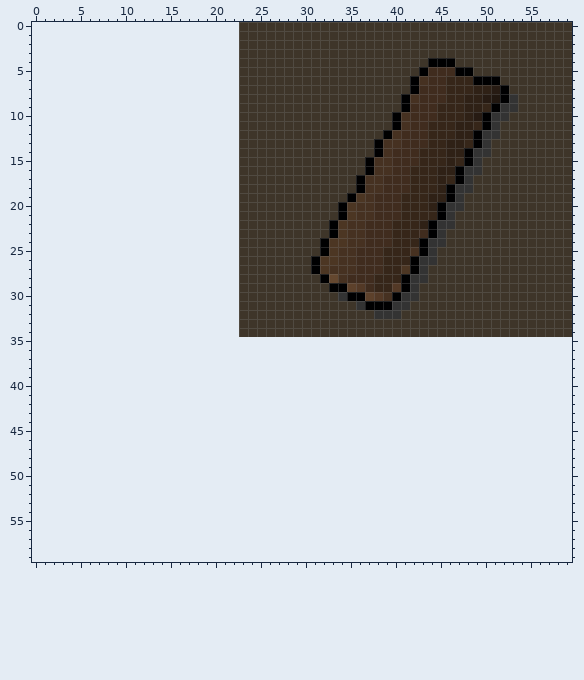
A pixel-art sprite gets an edit: MahogPlank.png. This is how it looked before the edit.
The file is 37x35 pixels. Colours within 5 levels of each other are drawn and written as one. The old version is drawn lined up with the new one, on the new canvas.
The same view after the edit:
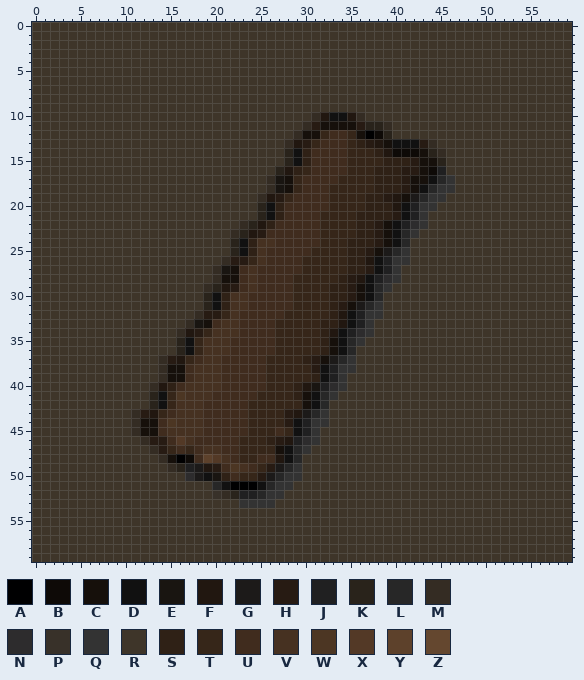
Palette (. is transparent): A #000001  B #0e0a07  C #16100b  D #111111  E #191511  F #211710  G #1c1a19  H #271b13  J #202021  K #29231b  L #272727  M #342c23  N #2d2c2d  P #383129  Q #333333  R #3e3529  S #2f2116  T #362619  U #402c1e  V #463121  W #4c3623  X #533926  Y #5d412b  Z #64472f
From old to new:
canvas 37x35 -> 60x60, the old top-left corner now at 23,0
Changed rows in their new state; - is an unchanged pixel.
first column x 0:
 0 RRRRRRRRRRRRRRRRRRRRRRR-------------------------------------
 1 RRRRRRRRRRRRRRRRRRRRRRR-------------------------------------
 2 RRRRRRRRRRRRRRRRRRRRRRR-------------------------------------
 3 RRRRRRRRRRRRRRRRRRRRRRR-------------------------------------
 4 RRRRRRRRRRRRRRRRRRRRRRR---------------------RRR-------------
 5 RRRRRRRRRRRRRRRRRRRRRRR--------------------RRRRRR-----------
 6 RRRRRRRRRRRRRRRRRRRRRRR-------------------RRRRRRRRRR--------
 7 RRRRRRRRRRRRRRRRRRRRRRR-------------------RRRRRRRRRRR-------
 8 RRRRRRRRRRRRRRRRRRRRRRR------------------RRRRRRRRRRRRR------
 9 RRRRRRRRRRRRRRRRRRRRRRR------------------RRRRRRRRRRRRR------
10 RRRRRRRRRRRRRRRRRRRRRRR--------MFDDFM---RRRRRRRRRRRRR-------
11 RRRRRRRRRRRRRRRRRRRRRRR-------MHCCCCHKKMRRRRRRRRRRRR--------
12 RRRRRRRRRRRRRRRRRRRRRRR------MCCTUUTCABKRRRRRRRRRRRR--------
13 RRRRRRRRRRRRRRRRRRRRRRR-----MFHTUUUTSHFCDDDHMRRRRRR---------
14 RRRRRRRRRRRRRRRRRRRRRRR-----KDSUUUUTTTSFBBBCKMRRRRR---------
15 RRRRRRRRRRRRRRRRRRRRRRR-----KDSUUUUTTTTSSSHCCKRRRR----------
16 RRRRRRRRRRRRRRRRRRRRRRR----KFSTUUUUTTTSSSHHCBJRRRR----------
17 RRRRRRRRRRRRRRRRRRRRRRR---MECTUUUUTTTTSSSHCCDLQRR-----------
18 RRRRRRRRRRRRRRRRRRRRRRR---MECTUUUTTTTTSSSHCDLQQRR-----------
19 RRRRRRRRRRRRRRRRRRRRRRR--MFHTUUUUTTTTSSHFCGLQQRR------------
20 RRRRRRRRRRRRRRRRRRRRRRR--KDSUUUUUTTTTSSSFDJQQRRR------------
21 RRRRRRRRRRRRRRRRRRRRRRR--KDSUUUUTTTTSSSSHDJQRRR-------------
22 RRRRRRRRRRRRRRRRRRRRRRRMKFSUUUUUTTTTSSHCDJNQRRR-------------
23 RRRRRRRRRRRRRRRRRRRRRRMKFHUUUUUUTTTTSSHCDLQRRR--------------
24 RRRRRRRRRRRRRRRRRRRRRRKDSVVUUUUUTTTSSSHCDLRRRR--------------
25 RRRRRRRRRRRRRRRRRRRRRRKDSVUUUUUTTTTSSHCGLQRRR---------------
26 RRRRRRRRRRRRRRRRRRRRRMHHTVUUUUTTTTTSSFDJQQRRR---------------
27 RRRRRRRRRRRRRRRRRRRRMECUVUUUUUTTTTTSSHDJQRRR----------------
28 RRRRRRRRRRRRRRRRRRRRMCCUVUUUUTTTTTSHFDJNQRRR----------------
29 RRRRRRRRRRRRRRRRRRRMKFHUVUUUUTTTTSSHCDLQRRR-----------------
30 RRRRRRRRRRRRRRRRRRRKDSVVUUUUUTTTTSSHCDLRRRR-----------------
31 RRRRRRRRRRRRRRRRRRRKDSVVUUUUUTTTTSHCGLQRRR------------------
32 RRRRRRRRRRRRRRRRRRMHHTVUUUUUTTTTTSFDJQ-RR-------------------
33 RRRRRRRRRRRRRRRRRMECUVVUUUUTTTTTSSFDJQ----------------------
34 RRRRRRRRRRRRRRRRMFHTVVVUUUUTTTTTSFDJNQ----------------------
35 RRRRRRRRRRRRRRRRKDTVVVUUUUUTTTTTSCDLQRRRRRRRRRRRRRRRRRRRRRRR
36 RRRRRRRRRRRRRRRRKDTVVVUUUUUTTTTTSCDLRRRRRRRRRRRRRRRRRRRRRRRR
37 RRRRRRRRRRRRRRMHFTUVVUUUUUTTTTSHCGLQRRRRRRRRRRRRRRRRRRRRRRRR
38 RRRRRRRRRRRRRRMCCUVVVUUUUUTTTTTHDJQQRRRRRRRRRRRRRRRRRRRRRRRR
39 RRRRRRRRRRRRRRMCCUVVVUUUUUTTTTTSDJQRRRRRRRRRRRRRRRRRRRRRRRRR
40 RRRRRRRRRRRRRMFSUVVVVUUUUUTTTSFEJNQRRRRRRRRRRRRRRRRRRRRRRRRR
41 RRRRRRRRRRRRRKDTWVVVUUUUUTTTTSCDLQRRRRRRRRRRRRRRRRRRRRRRRRRR
42 RRRRRRRRRRRRRKDTVVVUUUUUTTTTTTCDLRRRRRRRRRRRRRRRRRRRRRRRRRRR
43 RRRRRRRRRRRMHFTUVVVUUUUUTTTTHFGLQRRRRRRRRRRRRRRRRRRRRRRRRRRR
44 RRRRRRRRRRRMCCUWVVVUUUUUTTTTHDJQQRRRRRRRRRRRRRRRRRRRRRRRRRRR
45 RRRRRRRRRRRMCCUVVVVUUUUUTTTUTDJQRRRRRRRRRRRRRRRRRRRRRRRRRRRR
46 RRRRRRRRRRRRMHHUXVUUUUUTTTSHFJNQRRRRRRRRRRRRRRRRRRRRRRRRRRRR
47 RRRRRRRRRRRRRMHTUTUVVUUTTTTCDLQRRRRRRRRRRRRRRRRRRRRRRRRRRRRR
48 RRRRRRRRRRRRRRMCABUYXVUTTUUFDLRRRRRRRRRRRRRRRRRRRRRRRRRRRRRR
49 RRRRRRRRRRRRRRRMKJGFHUWVUTHGLQRRRRRRRRRRRRRRRRRRRRRRRRRRRRRR
50 RRRRRRRRRRRRRRRRRNGDESUTTHGLQQRRRRRRRRRRRRRRRRRRRRRRRRRRRRRR
51 RRRRRRRRRRRRRRRRRRRRLDAAADLQQRRRRRRRRRRRRRRRRRRRRRRRRRRRRRRR
52 RRRRRRRRRRRRRRRRRRRRPMKJJLQQRRRRRRRRRRRRRRRRRRRRRRRRRRRRRRRR
53 RRRRRRRRRRRRRRRRRRRRRRRQQQQRRRRRRRRRRRRRRRRRRRRRRRRRRRRRRRRR
54 RRRRRRRRRRRRRRRRRRRRRRRRRRRRRRRRRRRRRRRRRRRRRRRRRRRRRRRRRRRR
55 RRRRRRRRRRRRRRRRRRRRRRRRRRRRRRRRRRRRRRRRRRRRRRRRRRRRRRRRRRRR
56 RRRRRRRRRRRRRRRRRRRRRRRRRRRRRRRRRRRRRRRRRRRRRRRRRRRRRRRRRRRR
57 RRRRRRRRRRRRRRRRRRRRRRRRRRRRRRRRRRRRRRRRRRRRRRRRRRRRRRRRRRRR
58 RRRRRRRRRRRRRRRRRRRRRRRRRRRRRRRRRRRRRRRRRRRRRRRRRRRRRRRRRRRR
59 RRRRRRRRRRRRRRRRRRRRRRRRRRRRRRRRRRRRRRRRRRRRRRRRRRRRRRRRRRRR
Where, in picture pixels (left, top, right, bottom), the same in both pictures:
changed: (32, 22, 572, 562)
